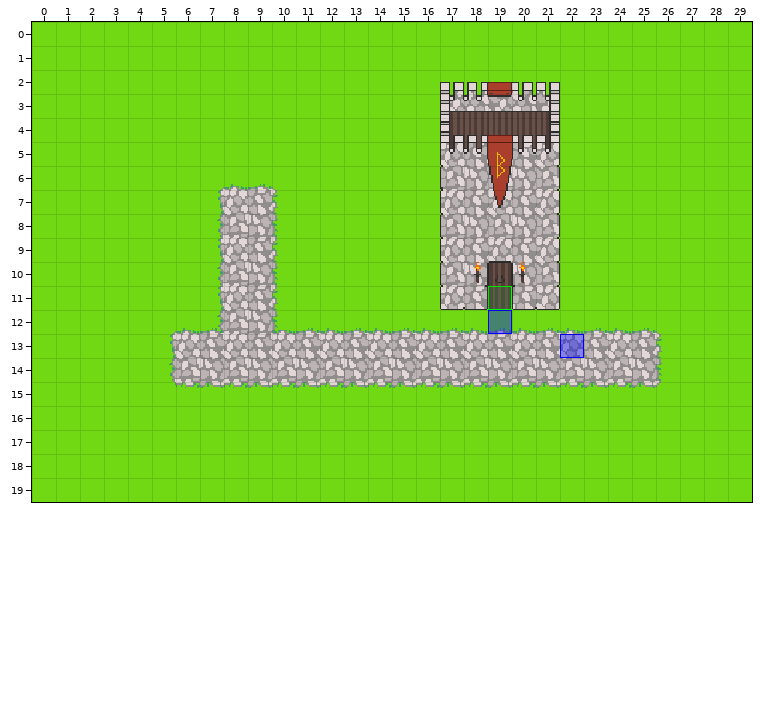
Two versions of a level (Tiled map, assets/Maps/test.tmx). Above: the version before the commit.
Cells are 16x16 px. Shown: x 0..29, y 0..19.
The same view after the edit:
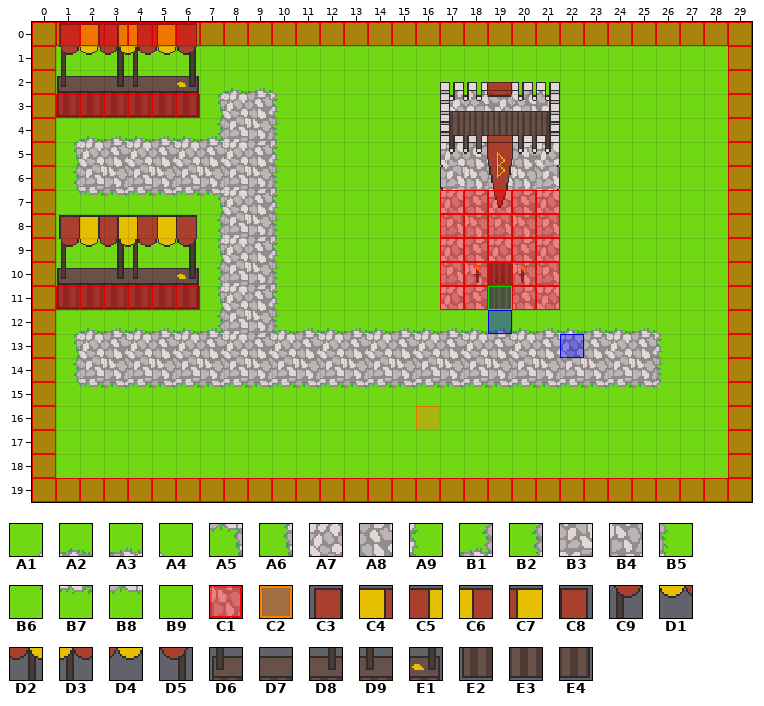
Key: from "Road": A1 4, A2 5, A3 6, A4 7, A5 10, A6 12, A7 13, A8 14, A9 15, B1 18, B2 20, B3 21, B4 22, B5 23, B6 28, B7 29, B8 30, B9 32; from "Special": C1 0, C2 3; from "market_1": C3 0, C4 1, C5 2, C6 3, C7 4, C8 5, C9 6, D1 7, D2 8, D3 9, D4 10, D5 11, D6 12, D7 13, D8 14, D9 15, E1 17, E2 18, E3 19, E4 23.
__ is an empty cell, .. an unchanged one.
Objects are placed by their top-left corner, in cells (3,4 is the top-left corner of cell 3,4); size is 1x1 cell unless given.
Tiles of an added or newly shown layer are drawn over the layers below it.
See-through tiles are keyed as they look on the map.
What changed:
--- layer "Ground"
@@ x 1..10 @@
- 2 .. .. .. .. .. .. .. B9 B9 ..
- 3 .. .. .. .. .. .. B9 B9 B9 B9
- 4 .. B9 B9 B9 B9 B9 B9 B9 B9 B9
- 5 B9 B9 B9 B9 B9 B9 B9 B9 B9 B9
- 6 B9 B9 B9 B9 B9 B9 A1 A2 A3 A4
- 7 .. B9 B9 B9 B9 B9 A6 .. .. ..
+ 2 .. .. .. .. .. .. .. A2 A3 ..
+ 3 .. .. .. .. .. .. A6 A7 A8 A9
+ 4 .. A2 A3 A2 A3 A2 B1 B3 B4 B5
+ 5 A6 A7 A8 A7 A8 A7 A8 A7 A8 A9
+ 6 B2 B3 B4 B3 B4 B3 B4 B3 B4 B5
+ 7 .. B7 B8 B7 B8 B7 A5 .. .. ..
@@ x 1..5 @@
-12 .. B9 B9 B9 A1
-13 B9 B9 B9 B9 A6
-14 B9 B9 B9 B9 B2
-15 .. B9 B9 B9 B6
+12 .. A2 A3 A2 A3
+13 A6 A7 A8 A7 A8
+14 B2 B3 B4 B3 B4
+15 .. B7 B8 B7 B8
--- layer "Onground"
@@ x 1..6 @@
- 3 __ __ __ __ __ __
+ 3 E2 E3 E3 E3 E3 E4
@@ x 1..6 @@
-11 __ __ __ __ __ __
+11 E2 E3 E3 E3 E3 E4
--- layer "Above"
@@ x 1..6 @@
- 0 __ __ __ __ __ __
- 1 __ __ __ __ __ __
- 2 __ __ __ __ __ __
+ 0 C3 C4 C5 C6 C7 C8
+ 1 C9 D1 D2 D3 D4 D5
+ 2 D6 D7 D8 D9 D7 E1
@@ x 1..6 @@
- 8 __ __ __ __ __ __
- 9 __ __ __ __ __ __
-10 __ __ __ __ __ __
+ 8 C3 C4 C5 C6 C7 C8
+ 9 C9 D1 D2 D3 D4 D5
+10 D6 D7 D8 D9 D7 E1
--- layer "Collisions" (now shown)
@@ x 0..29 @@
- 0 __ __ __ __ __ __ __ __ __ __ __ __ __ __ __ __ __ __ __ __ __ __ __ __ __ __ __ __ __ __
- 1 __ .. .. .. .. .. .. .. .. .. .. .. .. .. .. .. .. .. .. .. .. .. .. .. .. .. .. .. .. __
- 2 __ .. .. .. .. .. .. .. .. .. .. .. .. .. .. .. .. .. .. .. .. .. .. .. .. .. .. .. .. __
- 3 __ __ __ __ __ __ __ .. .. .. .. .. .. .. .. .. .. .. .. .. .. .. .. .. .. .. .. .. .. __
- 4 __ .. .. .. .. .. .. .. .. .. .. .. .. .. .. .. .. .. .. .. .. .. .. .. .. .. .. .. .. __
- 5 __ .. .. .. .. .. .. .. .. .. .. .. .. .. .. .. .. .. .. .. .. .. .. .. .. .. .. .. .. __
- 6 __ .. .. .. .. .. .. .. .. .. .. .. .. .. .. .. .. .. .. .. .. .. .. .. .. .. .. .. .. __
- 7 __ .. .. .. .. .. .. .. .. .. .. .. .. .. .. .. .. __ __ __ __ __ .. .. .. .. .. .. .. __
- 8 __ .. .. .. .. .. .. .. .. .. .. .. .. .. .. .. .. __ __ __ __ __ .. .. .. .. .. .. .. __
- 9 __ .. .. .. .. .. .. .. .. .. .. .. .. .. .. .. .. __ __ __ __ __ .. .. .. .. .. .. .. __
-10 __ .. .. .. .. .. .. .. .. .. .. .. .. .. .. .. .. __ __ __ __ __ .. .. .. .. .. .. .. __
-11 __ __ __ __ __ __ __ .. .. .. .. .. .. .. .. .. .. __ __ .. __ __ .. .. .. .. .. .. .. __
-12 __ .. .. .. .. .. .. .. .. .. .. .. .. .. .. .. .. .. .. .. .. .. .. .. .. .. .. .. .. __
-13 __ .. .. .. .. .. .. .. .. .. .. .. .. .. .. .. .. .. .. .. .. .. .. .. .. .. .. .. .. __
-14 __ .. .. .. .. .. .. .. .. .. .. .. .. .. .. .. .. .. .. .. .. .. .. .. .. .. .. .. .. __
-15 __ .. .. .. .. .. .. .. .. .. .. .. .. .. .. .. .. .. .. .. .. .. .. .. .. .. .. .. .. __
-16 __ .. .. .. .. .. .. .. .. .. .. .. .. .. .. .. .. .. .. .. .. .. .. .. .. .. .. .. .. __
-17 __ .. .. .. .. .. .. .. .. .. .. .. .. .. .. .. .. .. .. .. .. .. .. .. .. .. .. .. .. __
-18 __ .. .. .. .. .. .. .. .. .. .. .. .. .. .. .. .. .. .. .. .. .. .. .. .. .. .. .. .. __
-19 __ __ __ __ __ __ __ __ __ __ __ __ __ __ __ __ __ __ __ __ __ __ __ __ __ __ __ __ __ __
+ 0 C1 C1 C1 C1 C1 C1 C1 C1 C1 C1 C1 C1 C1 C1 C1 C1 C1 C1 C1 C1 C1 C1 C1 C1 C1 C1 C1 C1 C1 C1
+ 1 C1 .. .. .. .. .. .. .. .. .. .. .. .. .. .. .. .. .. .. .. .. .. .. .. .. .. .. .. .. C1
+ 2 C1 .. .. .. .. .. .. .. .. .. .. .. .. .. .. .. .. .. .. .. .. .. .. .. .. .. .. .. .. C1
+ 3 C1 C1 C1 C1 C1 C1 C1 .. .. .. .. .. .. .. .. .. .. .. .. .. .. .. .. .. .. .. .. .. .. C1
+ 4 C1 .. .. .. .. .. .. .. .. .. .. .. .. .. .. .. .. .. .. .. .. .. .. .. .. .. .. .. .. C1
+ 5 C1 .. .. .. .. .. .. .. .. .. .. .. .. .. .. .. .. .. .. .. .. .. .. .. .. .. .. .. .. C1
+ 6 C1 .. .. .. .. .. .. .. .. .. .. .. .. .. .. .. .. .. .. .. .. .. .. .. .. .. .. .. .. C1
+ 7 C1 .. .. .. .. .. .. .. .. .. .. .. .. .. .. .. .. C1 C1 C1 C1 C1 .. .. .. .. .. .. .. C1
+ 8 C1 .. .. .. .. .. .. .. .. .. .. .. .. .. .. .. .. C1 C1 C1 C1 C1 .. .. .. .. .. .. .. C1
+ 9 C1 .. .. .. .. .. .. .. .. .. .. .. .. .. .. .. .. C1 C1 C1 C1 C1 .. .. .. .. .. .. .. C1
+10 C1 .. .. .. .. .. .. .. .. .. .. .. .. .. .. .. .. C1 C1 C1 C1 C1 .. .. .. .. .. .. .. C1
+11 C1 C1 C1 C1 C1 C1 C1 .. .. .. .. .. .. .. .. .. .. C1 C1 .. C1 C1 .. .. .. .. .. .. .. C1
+12 C1 .. .. .. .. .. .. .. .. .. .. .. .. .. .. .. .. .. .. .. .. .. .. .. .. .. .. .. .. C1
+13 C1 .. .. .. .. .. .. .. .. .. .. .. .. .. .. .. .. .. .. .. .. .. .. .. .. .. .. .. .. C1
+14 C1 .. .. .. .. .. .. .. .. .. .. .. .. .. .. .. .. .. .. .. .. .. .. .. .. .. .. .. .. C1
+15 C1 .. .. .. .. .. .. .. .. .. .. .. .. .. .. .. .. .. .. .. .. .. .. .. .. .. .. .. .. C1
+16 C1 .. .. .. .. .. .. .. .. .. .. .. .. .. .. .. .. .. .. .. .. .. .. .. .. .. .. .. .. C1
+17 C1 .. .. .. .. .. .. .. .. .. .. .. .. .. .. .. .. .. .. .. .. .. .. .. .. .. .. .. .. C1
+18 C1 .. .. .. .. .. .. .. .. .. .. .. .. .. .. .. .. .. .. .. .. .. .. .. .. .. .. .. .. C1
+19 C1 C1 C1 C1 C1 C1 C1 C1 C1 C1 C1 C1 C1 C1 C1 C1 C1 C1 C1 C1 C1 C1 C1 C1 C1 C1 C1 C1 C1 C1
--- layer "Enemies" (added)
+C2 "enemySpawn" at 16,16
